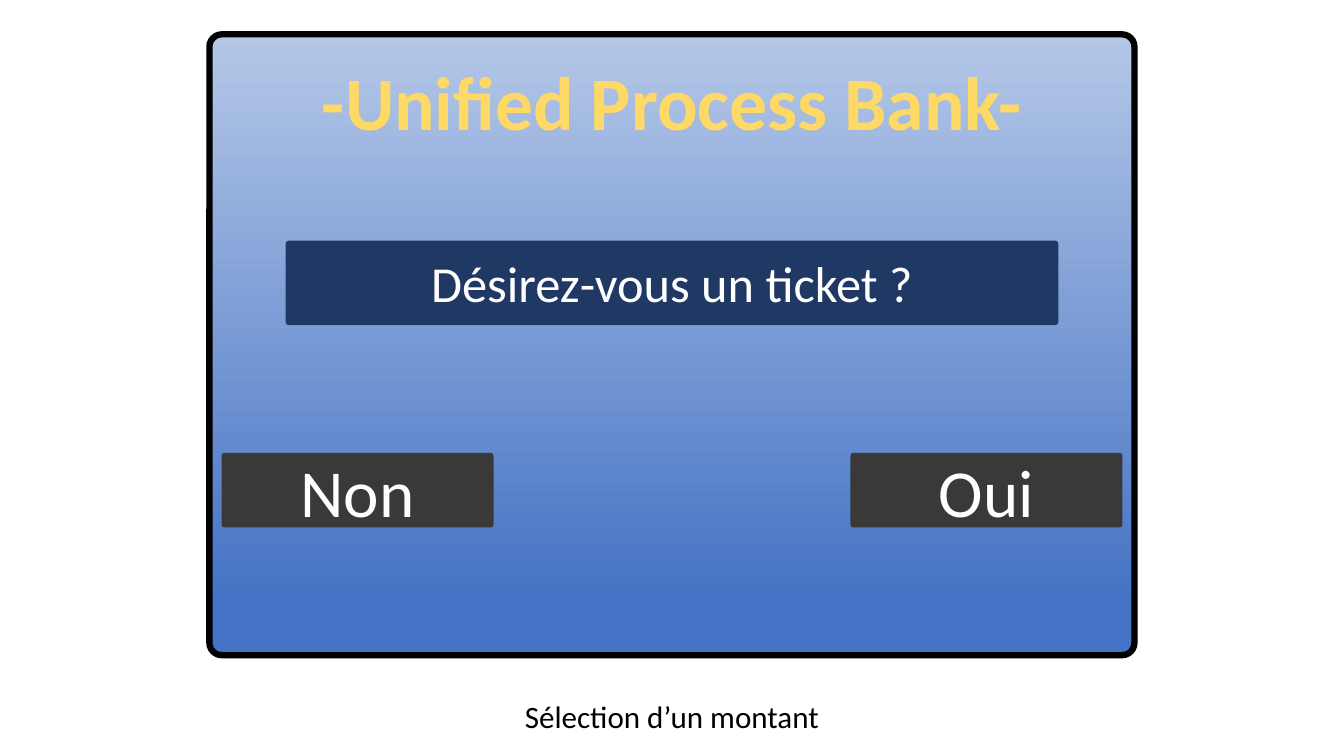
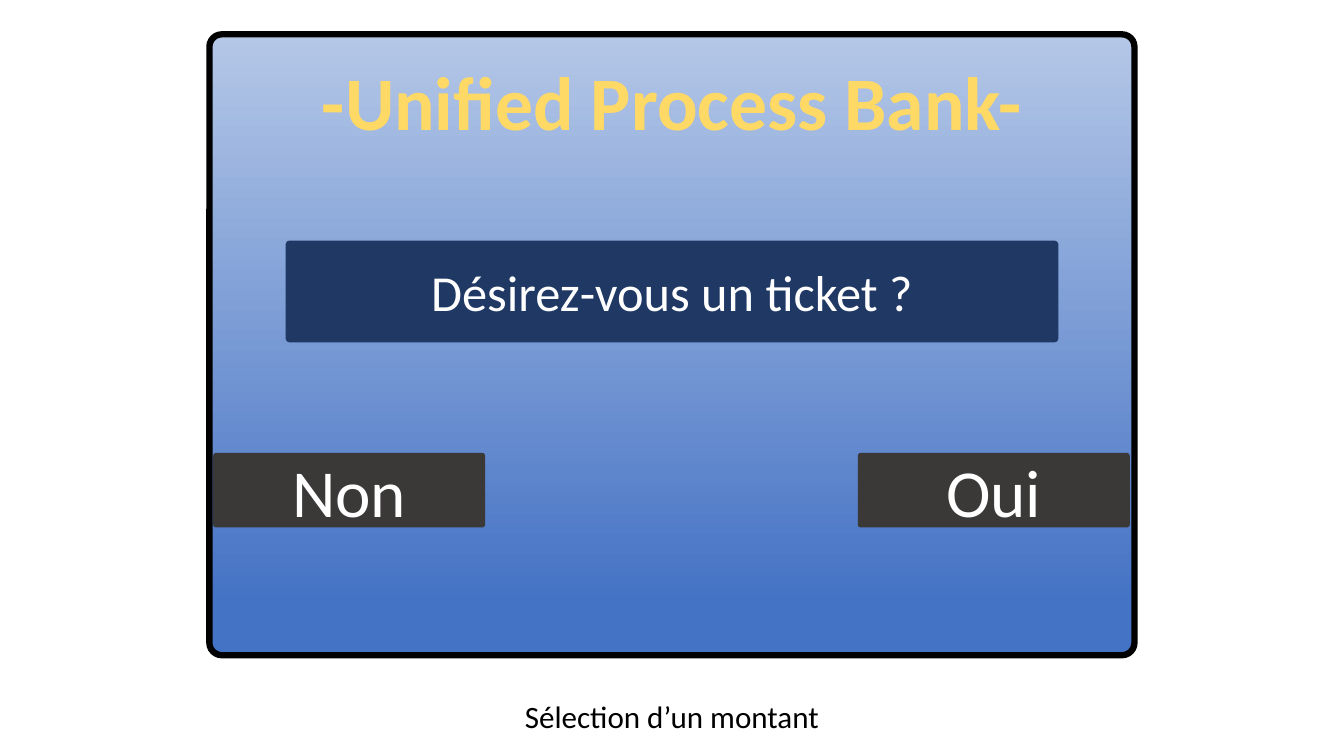
Before and after one commit to kyweez/CDA-15-APPLICATION-DESIGN, a slide deck: slide 2 of GAB/Version-aurelien/IHM-aurelien.pptx. Drawn at 1344x756 pixels with LibreOffice and Linux fonts; fonts in the diff are those of the drawing. Boxes give left, top, right and bottom in pixels: in the first picture for what was removed or moved away, otherwise in the second. Text is boxed around its words. In the diff, an @@ line names an element or a change of style, - is before the commit and + after.

```diff
--- a/GAB/Version-aurelien/IHM-aurelien.pptx
+++ b/GAB/Version-aurelien/IHM-aurelien.pptx
@@ rounded rectangle "Désirez-vous un ticket ?": place and size @@
-rounded rectangle "Désirez-vous un ticket ?" at (285, 241, 1059, 326)
+rounded rectangle "Désirez-vous un ticket ?" at (285, 241, 1059, 343)
@@ rounded rectangle "Non": place and size @@
-rounded rectangle "Non" at (222, 453, 494, 527)
+rounded rectangle "Non" at (213, 453, 485, 527)
@@ rounded rectangle "Oui": place and size @@
-rounded rectangle "Oui" at (851, 453, 1123, 527)
+rounded rectangle "Oui" at (858, 453, 1130, 527)
```
Also in this commit, not shown: 1 other slide changed, 2 slides added.
